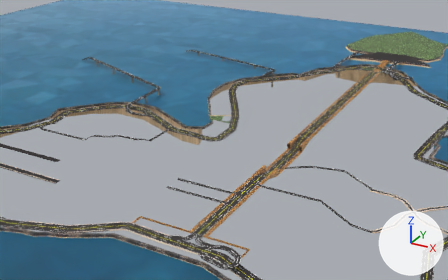
Renders of the glTF model Gangsta Wizards/Main/MAP/Island.glb from each side of a commit.
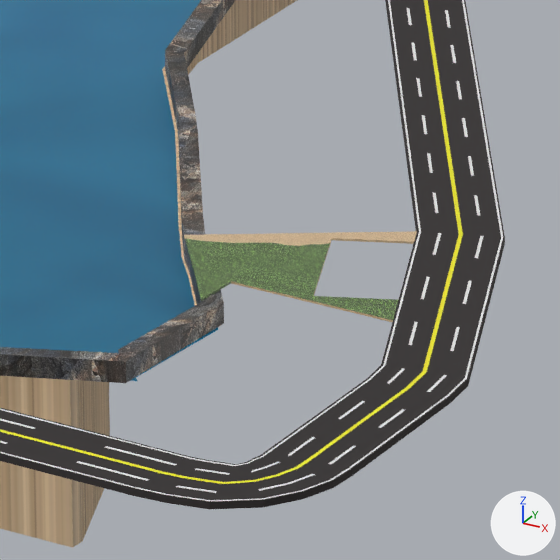
Each version is shown from a camera (50 mm lens) standing at (319.8, -516.4, 327.5) and looking at (-67.8, 188.3, -24.8), then close up on the part from 43% to 55% of the width and 33% to 52% of the height. Arrows for +X, +Y and +Z are at lower right; the lights stay in place. The first two pictures are the older version. Where no turn or scale is listed for an object, it has been applied to the vertices.

Objects in the first close-up: 'Island Borders', 'Ocean Surface', 'Road', 'Undeveloped Land'.
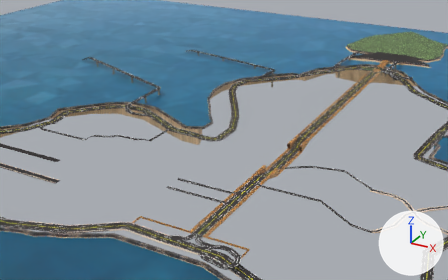
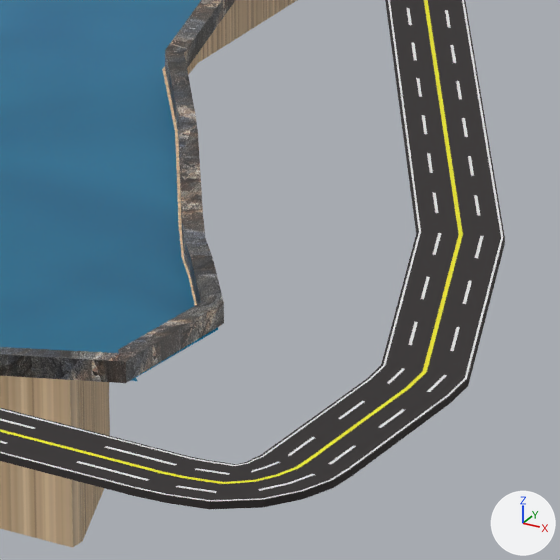
Diff of the bpy script that builds the scene:
```diff
--- a/Gangsta Wizards/Main/MAP/Island.glb.py
+++ b/Gangsta Wizards/Main/MAP/Island.glb.py
@@ ob_undeveloped_land @@
-ob_undeveloped_land = bpy.data.objects.new('Undeveloped Land', me_cube_005)
-ob_undeveloped_land.location = (0.0, 0.0, 0.0)
```

Pixel boxes (x1, y1, x2, y2) of what changed, in the close-ups (560 x 560 px):
'Undeveloped Land', deleted (green)
    before: (184, 231, 417, 322)
    faces in mat_grass (picture img_grass): (185, 239, 398, 320)
    faces in mat_sand (picture img_sand): (184, 231, 417, 322)
